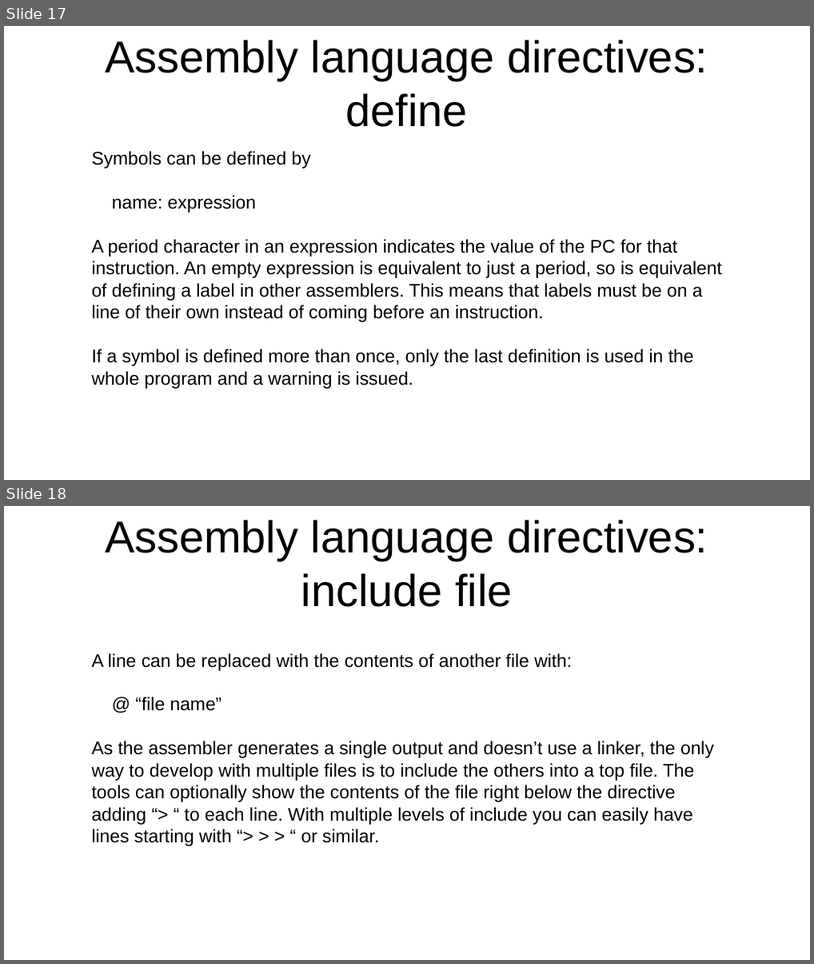
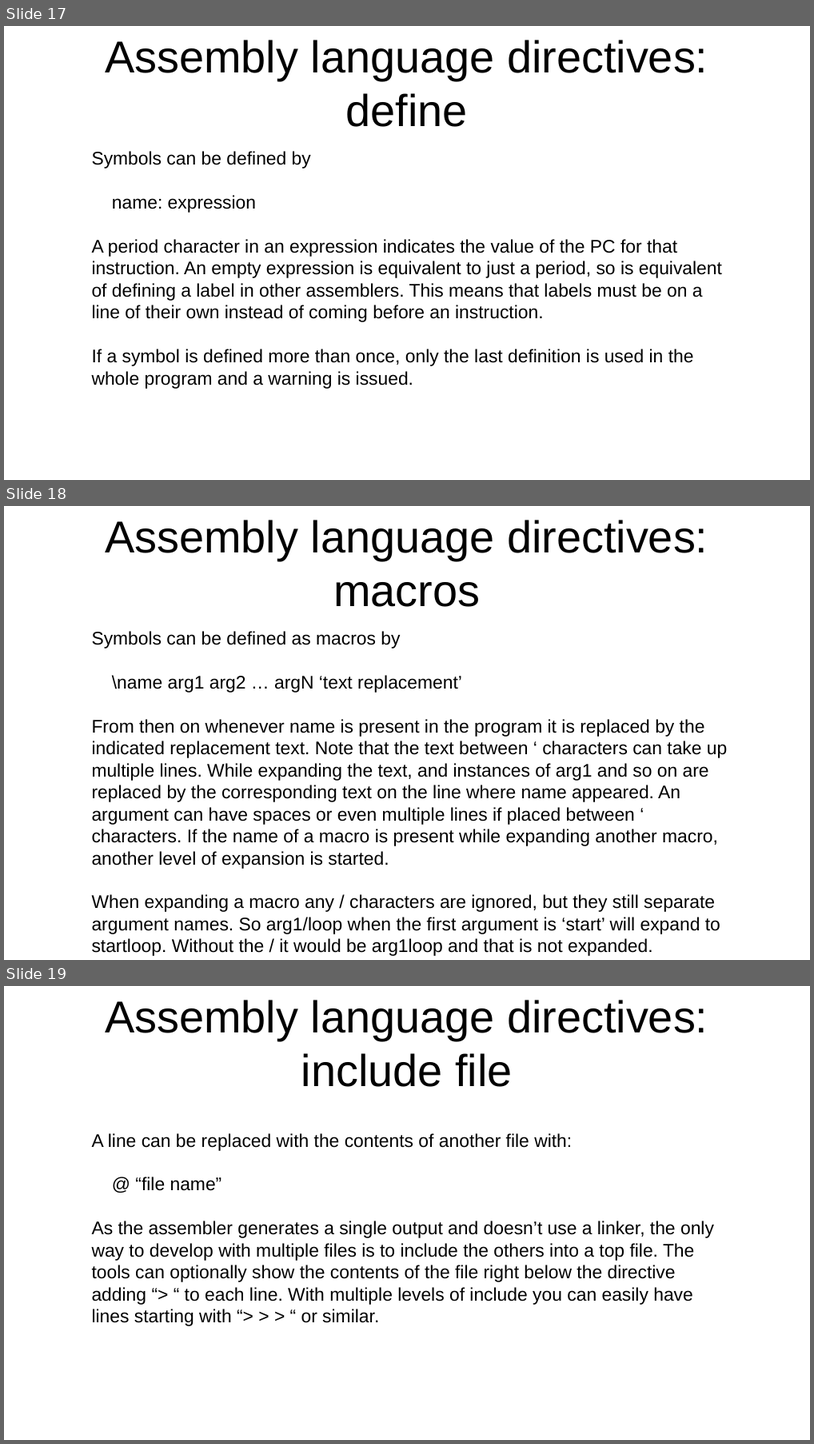
Before and after one commit to jeceljr/baby8, a slide deck: doc/baby8.odp. Shown one above the other, each under a label of ours: slides 17 and 18 before the commit, slides 17, 18 and 19 after it. The pictures are 814x964 and 814x1444 pixels, drawn with LibreOffice and Linux fonts; fonts in the diff are those of the drawing. Boxes give left, top, right and bottom in pixels: in the first picture for what was removed or moved away, otherwise in the second. Text is boxed around its words. In the diff, an @@ line names an element or a change of style, - is before the commit and + after.

Commit message:
add macros to the assembler

```diff
--- a/doc/baby8.odp
+++ b/doc/baby8.odp
@@ slide 18 added at [4, 506, 810, 960], background #FFFFFF @@
@@ title added at [105, 520, 708, 607], 44 pt, text #000000 @@
+Assembly language directives:
+macros
@@ text added at [92, 631, 727, 934], 18 pt, text #000000 @@
+Symbols can be defined as macros by
+\name arg1 arg2 … argN ‘text replacement’
+From then on whenever name is present in the program it is replaced by the indicated replacement text. Note that the text between ‘ characters can take up multiple lines. While expanding the text, and instances of arg1 and so on are replaced by the corresponding text on the line where name appeared. An argument can have spaces or even multiple lines if placed between ‘ characters. If the name of a macro is present while expanding another macro, another level of expansion is started.
+When expanding a macro any / characters are ignored, but they still separate argument names. So arg1/loop when the first argument is ‘start’ will expand to startloop. Without the / it would be arg1loop and that is not expanded.
@@ what was slide 18 is now slide 19 @@
```
Also in this commit, not shown: 1 other file.
